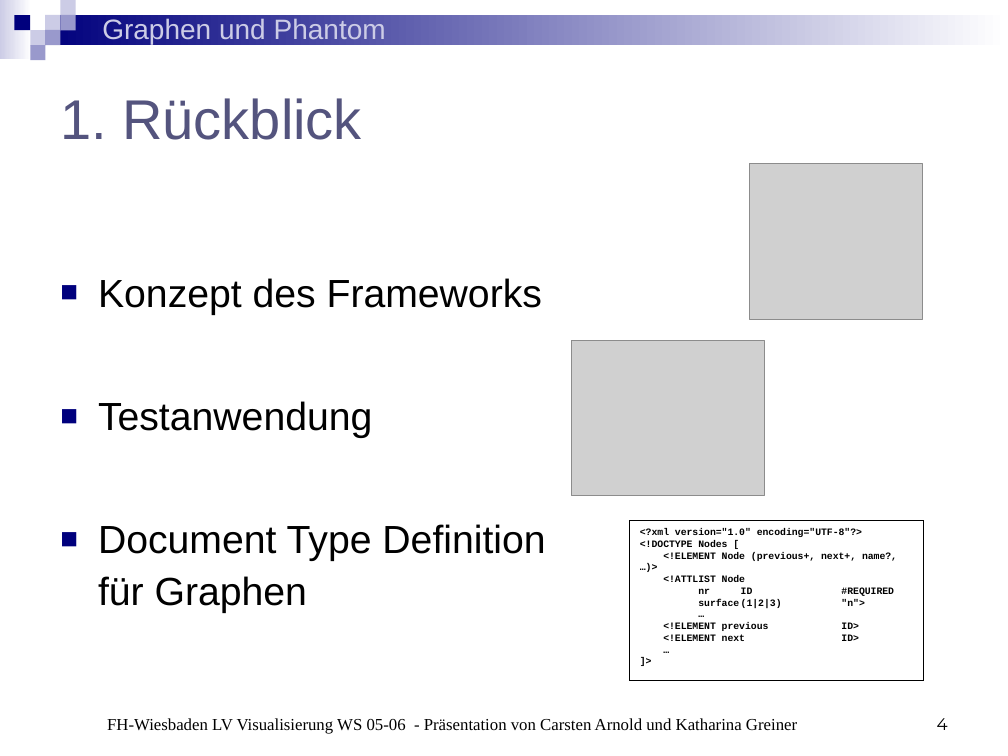
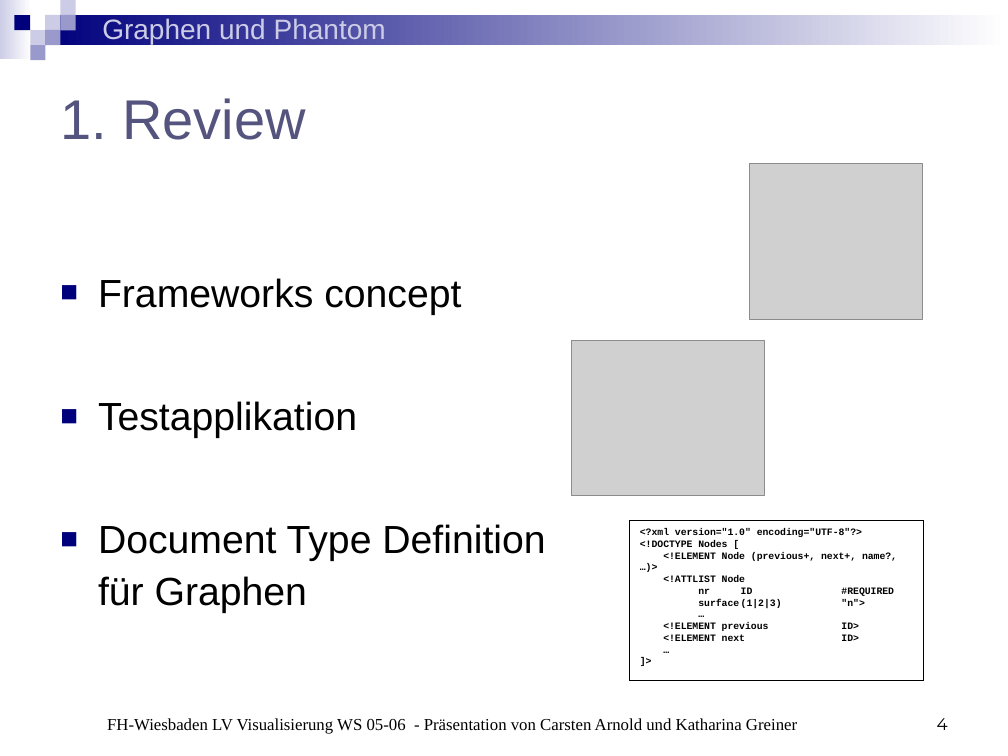
Before and after one commit to BackupTheBerlios/phantom-graphs-svn, a slide deck: slide 4 of trunk/Präsentationen/Präsentation3.ppt. Drawn at 1008x756 pixels with LibreOffice and Linux fonts; fonts in the diff are those of the drawing; grey boxes stand for pictures. Boxes give left, top, right and bottom in pixels: in the first picture for what was removed or moved away, otherwise in the second. Text is boxed around its words. In the diff, an @@ line names an element or a change of style, - is before the commit and + after.

```diff
--- a/trunk/Präsentationen/Präsentation3.ppt
+++ b/trunk/Präsentationen/Präsentation3.ppt
@@ title at box(60, 98, 305, 140): text changed @@
-1. Rückblick
+1. Review
@@ text at box(98, 278, 461, 438): text changed @@
-■ Konzept des Frameworks
-■ Testanwendung
+■ Frameworks concept
+■ Testapplikation
```
Also in this commit, not shown: 7 other slides changed.
